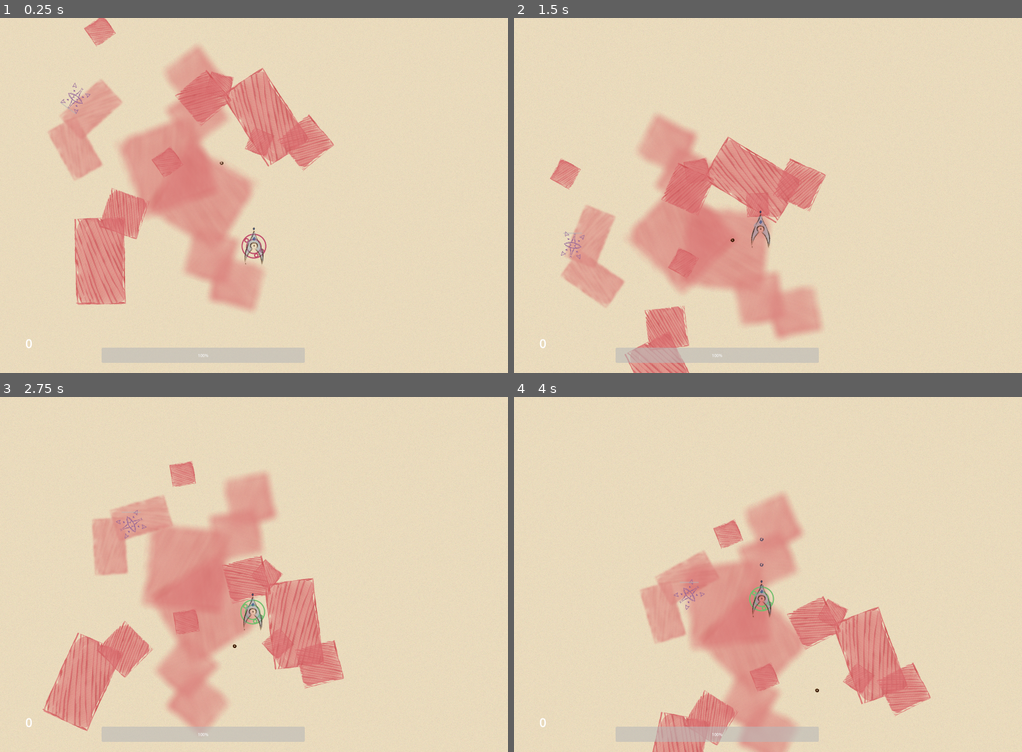
Above: before the commit, frames 1-4 (two rows, left to right).
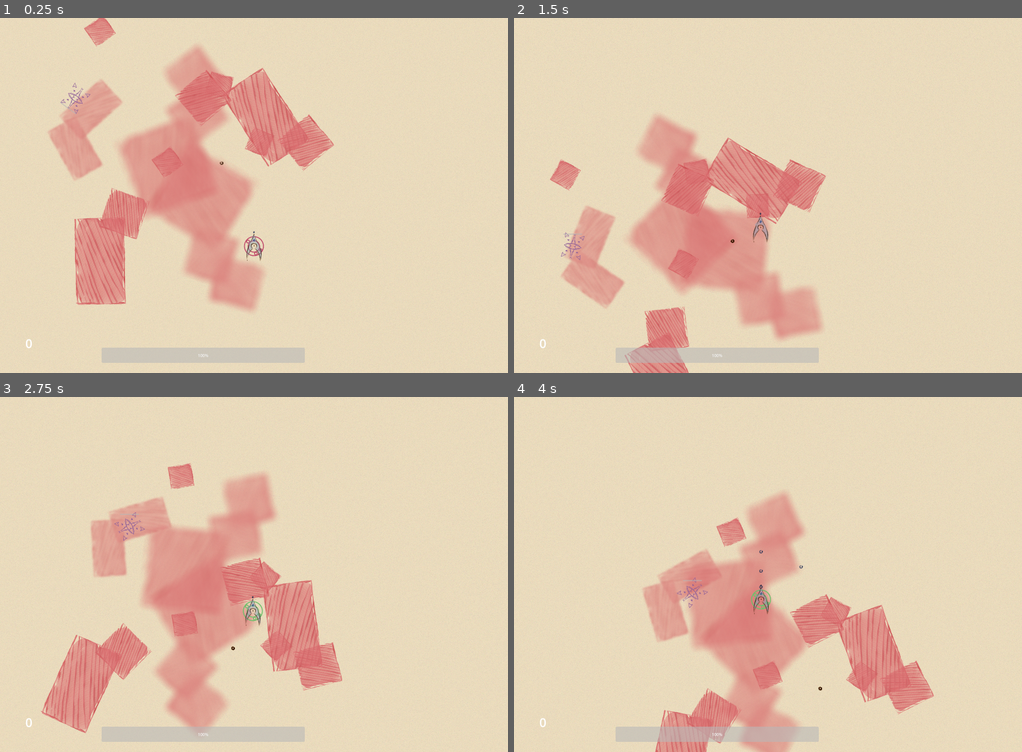
Above: after the commit, the same moments.

Repository: AustereTriceratops/BulletHellEngine
Game: Godot game, scene res://levels/test_levels/environmentTest.tscn
The game is run twice, just before and just after one commit, with the same random seed, the same clock (stepped at 60 frames per second) and the same inputs. This scene is started directly instead of the project's main scene.
Inputs (mouse positions are in pixels of both pictures, inside the frame that each line leads up to):
- Up to frame 1 (0.25 s): no input
- Up to frame 2 (1.5 s): tap Enter at 0.5 s; move the mouse to (762, 202) at 0.52 s; hold W (player_up) from 0.53 s (still down); tap F (blue_shield) at 0.6 s; tap R (green_shield) at 0.8, 1.35 s; move the mouse to (803, 199) at 1.27 s
- Up to frame 3 (2.75 s): keep holding W (player_up); tap F (blue_shield) at 1.55, 2.1 s; move the mouse to (213, 570) at 2.02 s; tap R (green_shield) at 2.3 s
- Up to frame 4 (4 s): move the mouse to (773, 574) at 2.77 s; release W (player_up) at 2.78 s; hold A (player_left) 2.78-3.53 s; tap R (green_shield) at 2.85, 3.8 s; tap F (blue_shield) at 3.05 s; move the mouse to (747, 567) at 3.52 s; hold W (player_up) from 3.53 s (still down); hold Q (look_left) from 3.53 s (still down)

The runs differ from the first frame. In frame 1, 0.2% of the frame differs, in the area x 47-53%, y 58-70%; in frame 2, 1.3%; in frame 3, 3.3%, in the area x 8-68%, y 18-95%; in frame 4, 2.9%.
Error in both runs: Invalid access to property or key 'speed' on a base object of type 'RigidBody2D (bullet.gd)'. (res://enemies/towers/tower.gd:55)

Commit message:
mana drain system

Diff:
--- a/player/Player.tscn
+++ b/player/Player.tscn
@@ -66,6 +66,7 @@
 
 [node name="Sprite" type="Sprite2D" parent="."]
 material = SubResource("ShaderMaterial_eax24")
+scale = Vector2(0.8, 0.8)
 texture = ExtResource("5_qw54r")
 
 [node name="Shield" type="Sprite2D" parent="Sprite"]
@@ -84,7 +85,7 @@
 shape = SubResource("CircleShape2D_kambq")
 
 [node name="shipCollider" type="CollisionPolygon2D" parent="."]
-scale = Vector2(4, 7)
+scale = Vector2(3.2, 5.6)
 polygon = PackedVector2Array(-0.25, -14.7143, -14.75, 4, -17.5, 15.7143, 0, 0.285714, 17, 16, 15.5, 4.14286)
 
 [node name="PlayerCamera" parent="." instance=ExtResource("4_6fikn")]
--- a/player/player.gd
+++ b/player/player.gd
@@ -15,9 +15,12 @@
 var hasLaser = false
 var bulletInterval = 0.2
 var maxBulletHits = 5
-var recoveryTime = 0.4
+var recoveryTime = 0.6
+var manaDrainInterval = 0.6
+var manaDrainRate = 5
 
 var health = 100
+var mana = 100
 var activeShield = "red"
 
 @onready var mainNode = get_tree().get_root().get_node('Level')
@@ -26,6 +29,7 @@
 
 var RAY_LENGTH = 1000
 var t = 0
+var t_mana = 0
 
 # ========================
 # ==== CUSTOM METHODS ====
@@ -64,7 +68,7 @@
     else:
         velocityFac = Vector2(0, 0)
 
-    var bulletVelocity = velocityFac + bulletSpeed * forward
+    var bulletVelocity = 0.7*velocityFac + bulletSpeed * forward
     bullet.initialize(position + 100*forward, bulletVelocity)
 
 func set_active_shield(type: String):
@@ -80,6 +84,7 @@
     elif activeShield == "green":
         shield.set_modulate(Color(0.447, 0.745, 0.424))
     else:
+        t_mana = 0
         shield.visible = false
 
 
@@ -143,6 +148,12 @@
     if playerRotated and !mainNode.paused:
         $PlayerCamera.update_rotation(rotation)
         rotated.emit(rotation)
+
+    if activeShield != "":
+        t_mana += delta
+
+        if t_mana > manaDrainInterval:
+            mana -= delta * manaDrainRate
 
     move_and_slide()
     t += delta
Not shown, changed: TODO.txt
